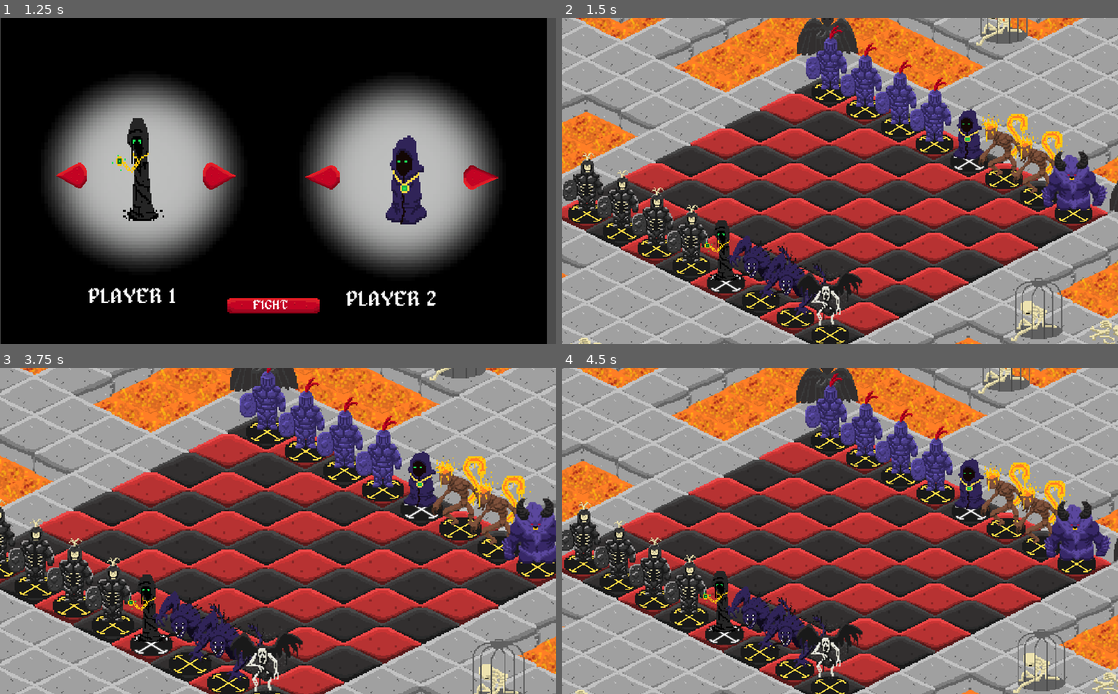
Above: before the commit, frames 1-4 (two rows, left to right).
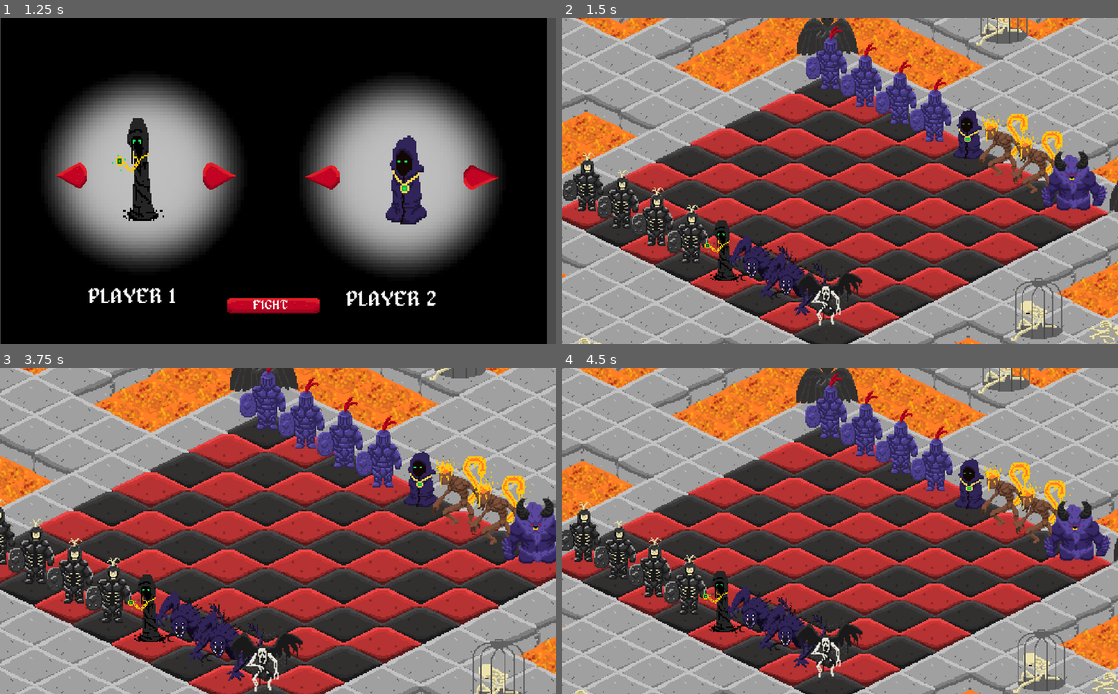
Above: after the commit, the same moments.

Repository: NicoRuedaA/Isometric_Godot
Game: Godot game, scene res://Escena/Olaia/HUD_PRINCIPAL.tscn
Two runs of this game, one before a commit and one after it. Both use one fixed random seed, a clock stepped at 60 frames per second and the inputs below.
Inputs (mouse positions are in pixels of both pictures, inside the frame that each line leads up to):
- Up to frame 1 (1.25 s): click "Play" at 0.5 s
- Up to frame 2 (1.5 s): click (834, 304) at 1.25 s
- Up to frame 3 (3.75 s): tap Enter at 2, 3.5 s; move the mouse to (400, 514) at 2.02 s; press the mouse at (400, 514) at 2.03 s; tap Space at 2.75 s; move the mouse to (166, 547) at 2.77 s; release the mouse at (166, 547) at 2.78 s; click (166, 547) at 2.85 s; move the mouse to (333, 459) at 3.52 s; hold Mouse wheel up (zoom_in) from 3.53 s (still down)
- Up to frame 4 (4.5 s): click (895, 459) at 3.8 s; tap Space at 4.25 s; move the mouse to (812, 596) at 4.27 s; release Mouse wheel up (zoom_in) at 4.28 s; tap Mouse wheel down (zoom_out) at 4.35 s

Frame 1 is identical in both runs. In frame 2, 4.1% of the frame differs, in the area x 1-96%, y 19-100%; in frame 3, 4.5%, in the area x 0-100%, y 16-100%; in frame 4, 4.2%.

Commit message:
refactor: delegar representación visual del jugador del TileMap a la escena del propio Actor para permitir animaciones perfectamente sincronizadas

Diff:
--- a/Script/actor.gd
+++ b/Script/actor.gd
@@ -91,7 +91,7 @@
 func set_to_cell(x, y):
 	self.position = Grid.mapToWorld(Vector2(x , y))
 	m_actual_cell = Grid.worldToMap(self.position)
-	Grid.print_cell(m_actual_cell, m_cell_player)
+	Grid.print_cell(m_actual_cell, -1) # Ya no pintamos el tile del jugador en el mapa
 
 func move_along_path(path: PoolVector2Array):
 	var tween = Tween.new()
@@ -107,9 +107,6 @@
 		tween.start()
 		yield(tween, "tween_completed")
 
-		Grid.print_cell(m_actual_cell, -1)
-		Grid.print_cell(next_cell, m_cell_player)
-
 		position = next_pos
 		m_actual_cell = next_cell
 
--- a/Script/grid.gd
+++ b/Script/grid.gd
@@ -146,7 +146,6 @@
 			#si la casilla seleccionada no tiene color
 			ranges.EMPTY:
 				pawn.m_is_clicked = false
-				set_cellv(cell_start, pawn.m_cell_player)
 				game_manager.request_end_turn(false)
 				draw_range(pawn.m_move_range, cell_start, EMPTY)
 			#si la casilla seleccionada es amarilla
@@ -173,13 +172,11 @@
 					else:
 						# Si no hay ruta (está bloqueado completamente)
 						pawn.m_is_clicked = false
-						set_cellv(cell_start, pawn.m_cell_player)
 						game_manager.request_end_turn(false)
 						draw_range(pawn.m_move_range, cell_start, EMPTY)
 				elif(cell_start!=cell_target):
 					game_manager.set_cell_clicked(worldToMap(cell_target))
 					pawn.m_is_clicked = false
-					set_cellv(cell_start, pawn.m_cell_player)
 					yield(get_tree().create_timer(0.1), "timeout")
 					if not is_instance_valid(pawn):
 						return
